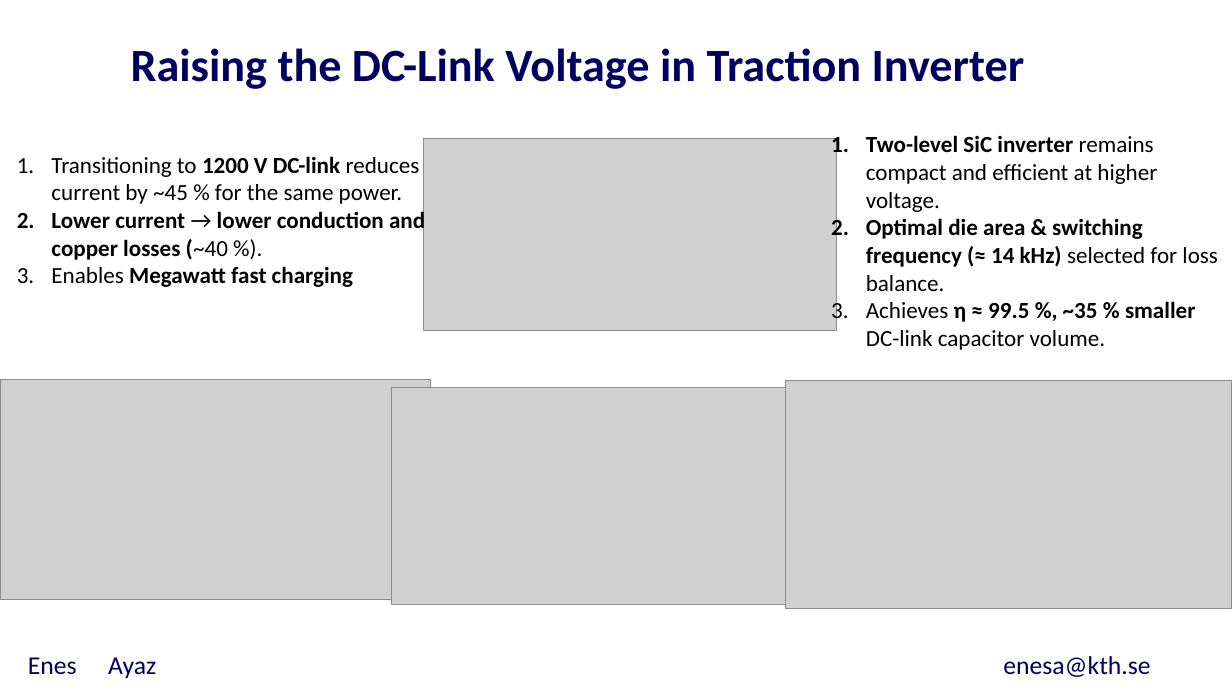
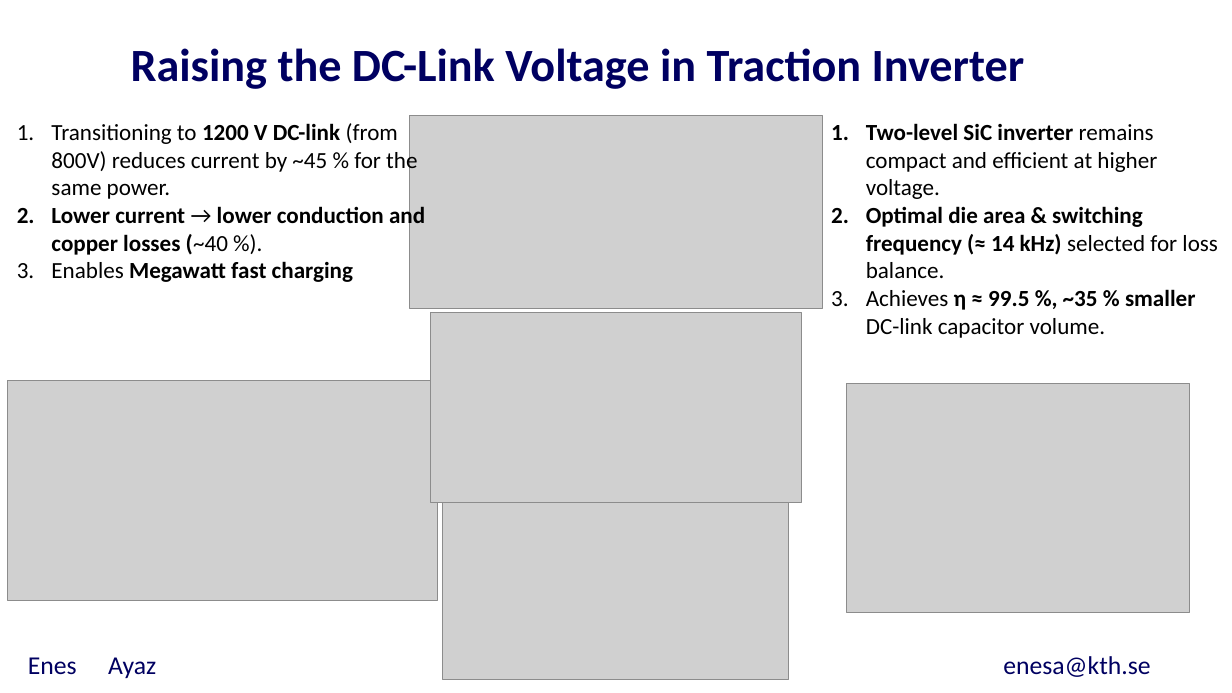
Before and after one commit to EnesAyaz/KTH, a slide deck: slide 2 of PresentationOfMeetings/Staff Meeting/StaffMeeting.pptx. Drawn at 1232x693 pixels with LibreOffice and Linux fonts; fonts in the diff are those of the drawing; grey boxes stand for pictures; background and template pictures are left out. Boxes give left, top, right and bottom in pixels: in the first picture for what was removed or moved away, otherwise in the second. Text is boxed around its words. In the diff, an @@ line names an element or a change of style, - is before the commit and + after.

```diff
--- a/PresentationOfMeetings/Staff Meeting/StaffMeeting.pptx
+++ b/PresentationOfMeetings/Staff Meeting/StaffMeeting.pptx
@@ text "Transitioning to 1200 V DC-link ..." moved from (x1=51, y1=156, x2=425, y2=287) to (x1=51, y1=123, x2=425, y2=282) @@
@@ picture moved from (x1=423, y1=139, x2=836, y2=331) to (x1=409, y1=116, x2=823, y2=308) @@
@@ text "Two-level SiC inverter remains compact ..." moved from (x1=866, y1=135, x2=1218, y2=350) to (x1=866, y1=123, x2=1218, y2=338) @@
@@ text at (x1=51, y1=123, x2=417, y2=199): text changed @@
-1. Transitioning to 1200 V DC-link reduces current by ~45 % for the same power.
+1. Transitioning to 1200 V DC-link (from 800V) reduces current by ~45 % for the same power.
@@ picture resized from (x1=391, y1=388, x2=815, y2=604) to (x1=431, y1=313, x2=801, y2=503) @@
@@ picture moved from (x1=0, y1=380, x2=431, y2=600) to (x1=7, y1=381, x2=438, y2=601) @@
@@ picture added at (x1=847, y1=384, x2=1190, y2=613) @@
@@ picture resized from (x1=787, y1=381, x2=1232, y2=609) to (x1=443, y1=503, x2=789, y2=679) @@
```
Also in this commit, not shown: 4 other files.
